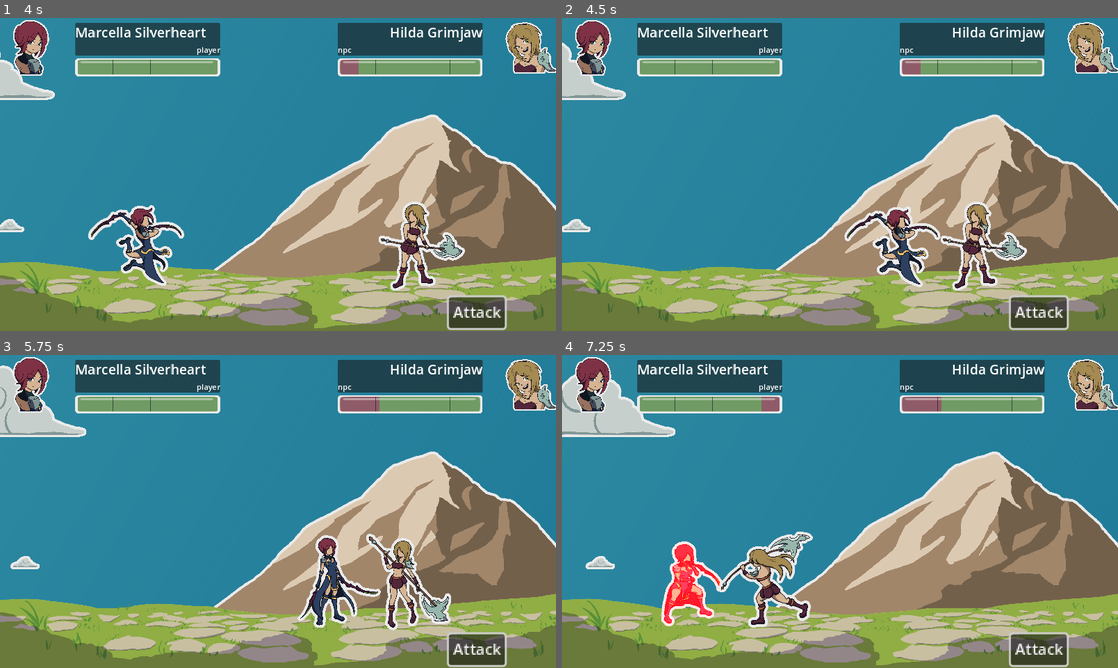
Above: before the commit, frames 1-4 (two rows, left to right).
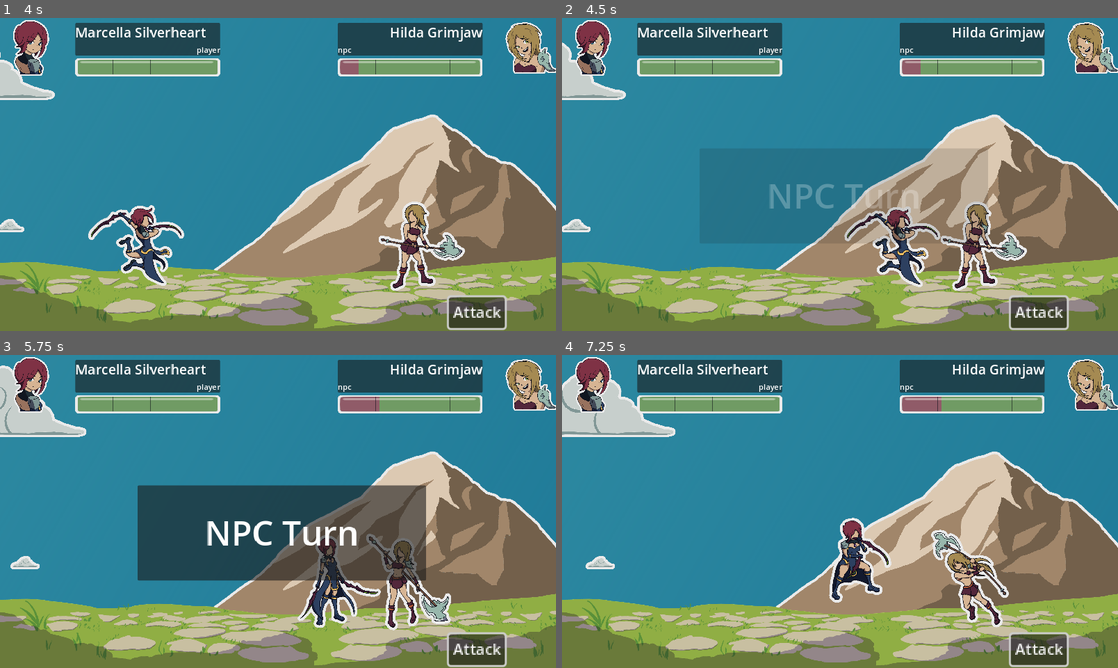
Above: after the commit, the same moments.

Repository: MajorZiploc/sticker_book_moments
Game: Godot game, scene res://lvls/battle_scene.tscn
The game is run twice, just before and just after one commit, with the same random seed, the same clock (stepped at 60 frames per second) and the same inputs.
Inputs (mouse positions are in pixels of both pictures, inside the frame that each line leads up to):
- Up to frame 1 (4 s): click "Attack" at 0.5 s; tap Enter (ui_accept) at 1.25, 1.52, 2.27, 3.77 s; move the mouse to (400, 158) at 1.27 s; hold D (right) 1.28-2.03 s; hold F 1.28-2.03 s; click (400, 158) at 1.42 s; move the mouse to (166, 190) at 2.02 s; hold S (down) 2.03-2.78 s; tap Space at 2.1, 3.6 s; move the mouse to (333, 105) at 2.77 s; hold D (right) 2.78-3.53 s; hold F 2.78-3.53 s; move the mouse to (250, 237) at 3.52 s; hold W (up) from 3.53 s (still down); click (250, 237) at 3.67 s
- Up to frame 2 (4.5 s): move the mouse to (1006, 221) at 4.27 s; release W (up) at 4.28 s; hold A (left) from 4.28 s (still down); hold F from 4.28 s (still down)
- Up to frame 3 (5.75 s): keep holding A (left); tap Enter (ui_accept) at 4.52, 5.27 s; move the mouse to (111, 464) at 5.02 s; release F at 5.03 s; tap Space at 5.1 s
- Up to frame 4 (7.25 s): move the mouse to (867, 511) at 5.77 s; release A (left) at 5.78 s; hold S (down) 5.78-6.53 s; hold F 5.78-6.53 s; click (867, 511) at 5.92 s; move the mouse to (756, 433) at 6.52 s; hold D (right) from 6.53 s (still down); tap Space at 6.6 s; tap Enter (ui_accept) at 6.77 s

Frame 1 is identical in both runs. In frame 2, 4.0% of the frame differs, in the area x 37-77%, y 41-72%; in frame 3, 16%, in the area x 24-77%, y 41-73%; in frame 4, 7.0%.

Commit message:
npc_turn_ui fade in and out

Diff:
--- a/lvls/battle_scene.gd
+++ b/lvls/battle_scene.gd
@@ -48,9 +48,9 @@
   $ui_root/ui/npc_info/hbox/margin/vbox/panel/vbox/name,
   $ui_root/ui/npc_info/hbox/bust,
 );
-@onready var qte_container = $ui_root/ui/qte;
-@onready var qte_btn = $ui_root/ui/qte/btn;
-@onready var npc_turn_ui = $ui_root/ui/npc_turn;
+@onready var qte_container: BoxContainer = $ui_root/ui/qte;
+@onready var qte_btn: Button = $ui_root/ui/qte/btn;
+@onready var npc_turn_ui: PanelContainer = $ui_root/ui/npc_turn;
 
 @export var is_player_turn = true;
 
@@ -70,6 +70,7 @@
 var qte_key = "up";
 
 func _ready():
+  npc_turn_ui.modulate.a = 0;
   switch_qte_state_to(false);
   _init_bg();
   player.unit_data = CombatUnitData.entries[CombatUnitData.Type.DUAL_HYBRID];
@@ -115,10 +116,14 @@
 func full_round(attacker: CombatUnit, defender: CombatUnit):
   await attack_sequence(attacker, defender);
   is_player_turn = !is_player_turn;
-  await get_tree().create_timer(1).timeout;
-  npc_turn_ui.visible = true;
-  await get_tree().create_timer(1).timeout;
-  npc_turn_ui.visible = false;
+  await get_tree().create_timer(0.5).timeout;
+  var tween = create_tween();
+  tween.tween_property(npc_turn_ui, "modulate:a", 1, 1).set_trans(Tween.TRANS_EXPO);
+  await tween.finished;
+  await get_tree().create_timer(0.5).timeout;
+  tween = create_tween();
+  tween.tween_property(npc_turn_ui, "modulate:a", 0, 1).set_trans(Tween.TRANS_EXPO);
+  await tween.finished;
   await get_tree().create_timer(0.5).timeout;
   await attack_sequence(defender, attacker);
 
--- a/lvls/battle_scene.tscn
+++ b/lvls/battle_scene.tscn
@@ -275,7 +275,6 @@
 text = "click me"
 
 [node name="npc_turn" type="PanelContainer" parent="ui_root/ui"]
-visible = false
 layout_mode = 0
 offset_left = 285.0
 offset_top = 270.0
